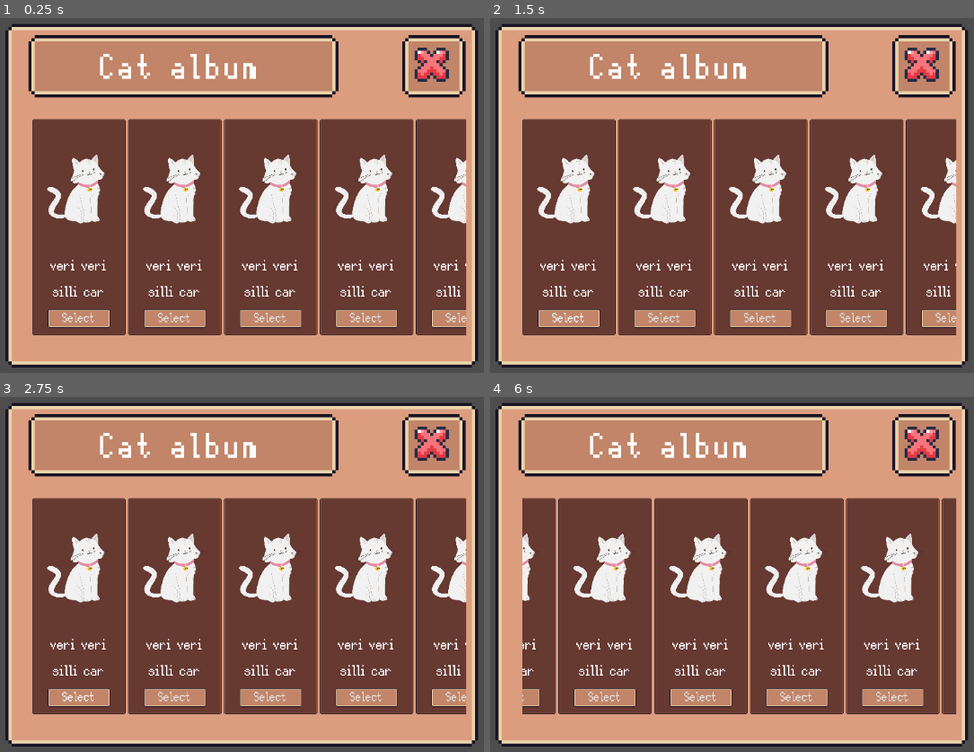
Above: before the commit, frames 1-4 (two rows, left to right).
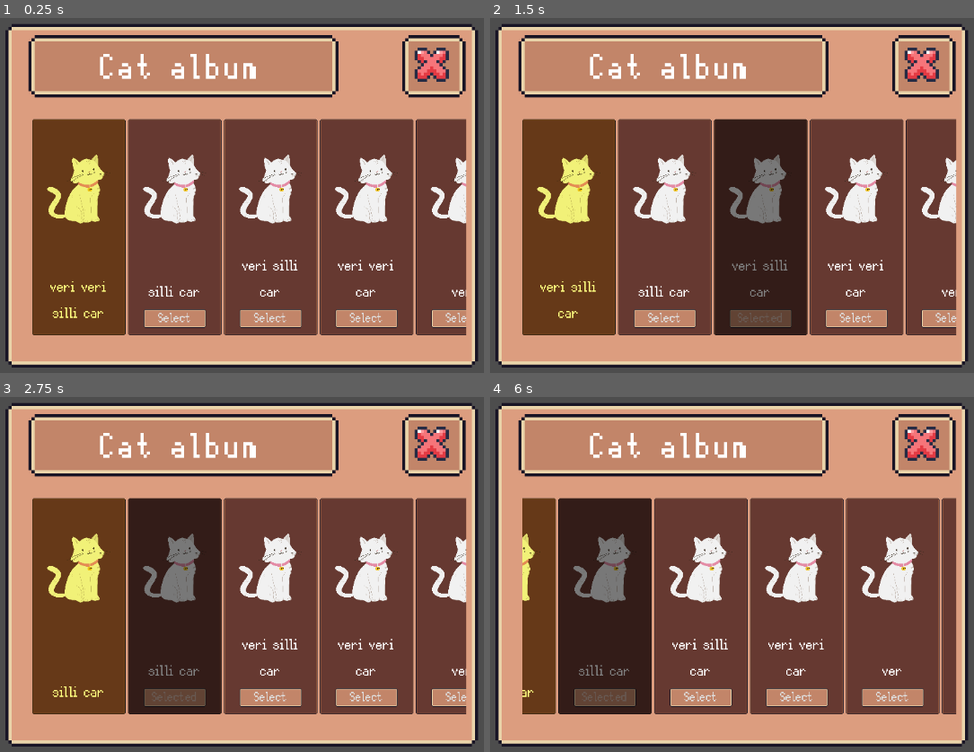
Above: after the commit, the same moments.

Repository: Mikihero/cozy-cat-resort
Game: Godot game, scene res://Scenes/cat_album.tscn
The game is run twice, just before and just after one commit, with the same random seed, the same clock (stepped at 60 frames per second) and the same inputs.
Inputs (mouse positions are in pixels of both pictures, inside the frame that each line leads up to):
- Up to frame 1 (0.25 s): no input
- Up to frame 2 (1.5 s): click "Select" at 0.5 s; click "Select" at 1.25 s
- Up to frame 3 (2.75 s): click "Select" at 2 s
- Up to frame 4 (6 s): click (925, 446) at 2.75 s; tap Enter at 3.5, 5 s; drag from (736, 613) to (799, 492) at 3.52 s; tap Space at 4.25, 5.75 s; drag from (586, 602) to (693, 663) at 4.27 s; move the mouse to (799, 492) at 5.02 s; click (799, 492) at 5.17 s; drag from (693, 663) to (514, 521) at 5.77 s

The runs differ from the first frame. In frame 1, 12% of the frame differs, in the area x 6-97%, y 28-90%; in frame 2, 23%; in frame 3, 24%; in frame 4, 16%.

Commit message:
added selecting cat

Diff:
--- a/Scenes/cat_album.tscn
+++ b/Scenes/cat_album.tscn
@@ -88,27 +88,27 @@
 
 [node name="PanelContainer2" parent="ScrollContainer/HBoxContainer" instance=ExtResource("6_6vwvs")]
 layout_mode = 2
-character_name = "veri veri silli car"
+character_name = "silli car"
 character_image = ExtResource("7_f75t2")
 
 [node name="PanelContainer3" parent="ScrollContainer/HBoxContainer" instance=ExtResource("6_6vwvs")]
 layout_mode = 2
-character_name = "veri veri silli car"
+character_name = "veri silli car"
 character_image = ExtResource("7_f75t2")
 
 [node name="PanelContainer4" parent="ScrollContainer/HBoxContainer" instance=ExtResource("6_6vwvs")]
 layout_mode = 2
-character_name = "veri veri silli car"
+character_name = "veri veri car"
 character_image = ExtResource("7_f75t2")
 
 [node name="PanelContainer5" parent="ScrollContainer/HBoxContainer" instance=ExtResource("6_6vwvs")]
 layout_mode = 2
-character_name = "veri veri silli car"
+character_name = "ver"
 character_image = ExtResource("7_f75t2")
 
 [node name="PanelContainer6" parent="ScrollContainer/HBoxContainer" instance=ExtResource("6_6vwvs")]
 layout_mode = 2
-character_name = "veri veri silli car"
+character_name = "veri "
 character_image = ExtResource("7_f75t2")
 
 [node name="PanelContainer7" parent="ScrollContainer/HBoxContainer" instance=ExtResource("6_6vwvs")]
--- a/Scenes/character_card.gd
+++ b/Scenes/character_card.gd
@@ -5,9 +5,18 @@
 
 @onready var img = $MarginContainer/VBoxContainer/CatImg
 @onready var cat_name = $MarginContainer/VBoxContainer/CatName
+@onready var select_btn = $MarginContainer/VBoxContainer/Select
 
 
 func _ready():
 	cat_name.text = character_name
 	if character_image:
 		img.texture = character_image
+
+func set_selected_mode(is_selected: bool):
+	if is_selected:
+		modulate = Color(1, 1, 0.5)
+		select_btn.visible = false
+	else:
+		modulate = Color(1, 1, 1)
+		select_btn.visible = true
--- a/Scenes/character_card.tscn
+++ b/Scenes/character_card.tscn
@@ -49,7 +49,7 @@
 horizontal_alignment = 1
 autowrap_mode = 3
 
-[node name="exampleTextButton" type="Button" parent="MarginContainer/VBoxContainer"]
+[node name="Select" type="Button" parent="MarginContainer/VBoxContainer"]
 custom_minimum_size = Vector2(100, 0)
 layout_mode = 2
 size_flags_horizontal = 4
--- a/Scenes/scroll_container.gd
+++ b/Scenes/scroll_container.gd
@@ -1,5 +1,67 @@
 extends ScrollContainer
 
+@onready var list_container = $HBoxContainer
+
+func _ready():
+	setup_buttons()
+	update_preview_slot()
+
+func setup_buttons():
+	var all_cards = list_container.get_children()
+
+	for i in range(1, all_cards.size()):
+		var card = all_cards[i]
+
+		var btn = card.select_btn
+		if not btn.pressed.is_connected(_on_character_selected):
+			btn.pressed.connect(_on_character_selected.bind(card))
+
+func _on_character_selected(clicked_card):
+	var preview_slot = list_container.get_child(0)
+
+	preview_slot.character_name = clicked_card.character_name
+	preview_slot.character_image = clicked_card.character_image
+
+	preview_slot._ready()
+
+	update_preview_slot()
+
+func update_preview_slot():
+	var all_cards = list_container.get_children()
+	var preview_slot = all_cards[0]
+
+	preview_slot.set_selected_mode(true)
+
+	for i in range(1, all_cards.size()):
+		var card = all_cards[i]
+		var is_currently_active = (card.character_name == preview_slot.character_name)
+
+		if is_currently_active:
+			card.select_btn.disabled = true
+			card.select_btn.text = "Selected"
+			card.modulate = Color(0.5, 0.5, 0.5)
+		else:
+			card.select_btn.disabled = false
+			card.select_btn.text = "Select"
+			card.modulate = Color(1, 1, 1)
+
+"""
+func refresh_album():
+	var cards = list_container.get_children()
+
+	for i in range(cards.size()):
+		var card = cards[i]
+		card.set_selected_mode(i == 0)
+
+		var btn = card.select_btn
+		if not btn.pressed.is_connected(_on_select_pressed):
+			btn.pressed.connect(_on_select_pressed.bind(card))
+
+func _on_select_pressed(clicked_card):
+	var old_index = clicked_card.get_index()
+	list_container.move_child(clicked_card,0)
+	refresh_album()
+"""
 func _gui_input(event):
 	if event is InputEventScreenDrag:
 		accept_event()
